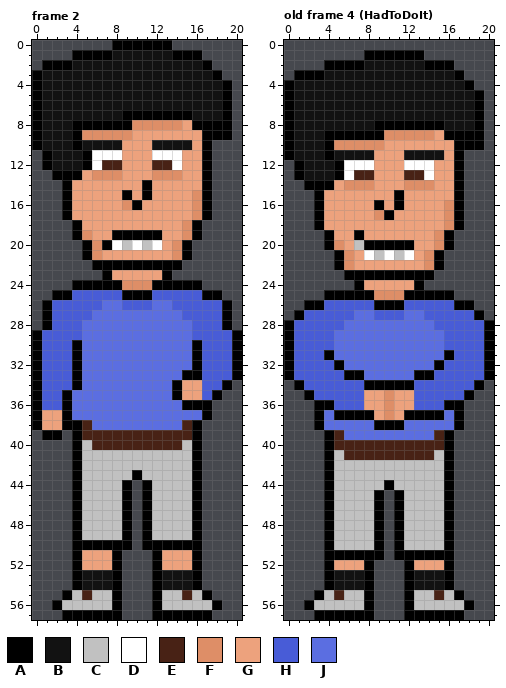
A pixel-art file gets an edit: WIP/Doofus1.aseprite. The picture above was drawn from the file before the commit.
21x58 pixels, 4 frames. Shown: frame 2, old frame 4 (HadToDoIt). The commit also changed other frames, which this record leaves out.
Palette (. is transparent): A #000000  B #121212  C #c1c1c1  D #ffffff  E #482215  F #de8e67  G #eda27d  H #485cd7  J #5b6ee1
Pixels before, frame 2, first column x 0:
 0 ........AAAAAA.......
 1 ....AAAABBBBBBAAA....
 2 .AAABBBBBBBBBBBBBA...
 3 ABBBBBBBBBBBBBBBBBA..
 4 ABBBBBBBBBBBBBBBBBBA.
 5 ABBBBBBBBBBBBBBBBBBA.
 6 ABBBBBBBBBBBBBBBBBBA.
 7 ABBBBBBBBAAAAAAABBBA.
 8 ABBBAAAAAAFFFFFGAAAA.
 9 ABBBAFFFFFGGGGGGGAAA.
10 ABBBABBBBGGGBBBBGA...
11 .ABBBADDDGGGDDDGGA...
12 .ABBBADEEGGGEEDGGA...
13 ..AAAGFFFGGGFFFGGA...
14 ...AGGGGGGGAGGGGGA...
15 ...AGGGGGAGAGGGGFA...
16 ...AGGGGGFAGGGGGFA...
17 ...AGGGGGGGGGGGGFA...
18 ....AGGGGGGGGGGFA....
19 ....AFGGAAAAAGGFA....
20 .....AFADCDCDGFA.....
21 .....AFGGGGGGGFA.....
22 ......AAAAAAAAA......
23 .......AGGGGGA.......
24 ....AAAAAFFFAAAAA....
25 ..AAHHHHHAAAHHHHHAA..
26 .AHHHHHJJHHHJJHHHHHA.
27 .AHHHHJJJJJJJJJHHHHA.
28 .AHHHJJJJJJJJJJJHHHA.
29 AHHHHJJJJJJJJJJJHHHHA
30 AHHHAJJJJJJJJJJJAHHHA
31 AHHHAJJJJJJJJJJJAHHHA
32 AHHHAJJJJJJJJJJJAHHHA
33 AHHHAJJJJJJJJJJAAHHHA
34 AHHHAJJJJJJJJJAGGHHA.
35 AHHAJJJJJJJJJJAGGHA..
36 AHHAJJJJJJJJJJJAAA...
37 AGGAJJJJJJJJJJJJJA...
38 AGGAAEJJJJJJJJJEA....
39 .AA.AEEEEEEEEEEEA....
40 ....ACEEEEEEEEECA....
41 ....ACCCCCCCCCCCA....
42 ....ACCCCCCCCCCCA....
43 ....ACCCCCACCCCCA....
44 ....ACCCCA.ACCCCA....
45 ....ACCCCA.ACCCCA....
46 ....ACCCCA.ACCCCA....
47 ....ACCCCA.ACCCCA....
48 ....ACCCCA.ACCCCA....
49 ....ACCCCA.ACCCCA....
50 ....AAAAAA.AAAAAA....
51 ....AGGGA...AGGGA....
52 ....AGGGA...AGGGA....
53 ....ABBBA...ABBBA....
54 ....ABBBA...ABBBA....
55 ...ACECCA...ACCECA...
56 ..ACCCCCA...ACCCCCA..
57 ...AAAAAA...AAAAAA...
Pixels before, old frame 4 (HadToDoIt), first column x 0:
 1 ........AAAAAA.......
 2 ....AAAABBBBBBAAA....
 3 .AAABBBBBBBBBBBBBA...
 4 ABBBBBBBBBBBBBBBBBA..
 5 ABBBBBBBBBBBBBBBBBBA.
 6 ABBBBBBBBBBBBBBBBBBA.
 7 ABBBBBBBBBBBBBBBBBBA.
 8 ABBBBBBBBAAAAAAABBBA.
 9 ABBBAAAAAAFFFFFGAAAA.
10 ABBBAFFFFFGGGGGGGAAA.
11 ABBBABBBBGGGBBBBGA...
12 .ABBBADDDGGGDDDGGA...
13 .ABBBADEEGGGEEDGGA...
14 ..AAAGFFFGGGFFFGGA...
15 ...AGGGGGGGAGGGGGA...
16 ...AGGGGGAGAGGGGFA...
17 ...AGGGGGFAGGGGGFA...
18 ...AGGGGGGGGGGGGFA...
19 ....AGGAGGGGGGGFA....
20 ....AFGCAAAAAGGFA....
21 .....AFGDCDCDGFA.....
22 .....AFGGGGGGGFA.....
23 ......AAAAAAAAA......
24 .......AGGGGGA.......
25 ....AAAAAFFFAAAAA....
26 ..AAHHHHHAAAHHHHHAA..
27 .AHHHHHJJHHHJJHHHHHA.
28 AHHHHHJJJJJJJJJHHHHHA
29 AHHHHJJJJJJJJJJJHHHHA
30 AHHHHJJJJJJJJJJJHHHHA
31 AHHHAJJJJJJJJJJJAHHHA
32 AHHHHAJJJJJJJJJAHHHHA
33 AHHHHHAAJJJJJAAHHHHHA
34 .AHHHHHHAAAAAHHHHHHA.
35 ..AHHHHHGGFGGHHHHHA..
36 ...AAHHHGGFGGHHHAA...
37 ...AJAAAAGFGAAAAJA...
38 ...AJJJJJAAAJJJJJA...
39 ....AEJJJJJJJJJEA....
40 ....AEEEEEEEEEEEA....
41 ....ACEEEEEEEEECA....
42 ....ACCCCCCCCCCCA....
43 ....ACCCCCCCCCCCA....
44 ....ACCCCCACCCCCA....
45 ....ACCCCA.ACCCCA....
46 ....ACCCCA.ACCCCA....
47 ....ACCCCA.ACCCCA....
48 ....ACCCCA.ACCCCA....
49 ....ACCCCA.ACCCCA....
50 ....ACCCCA.ACCCCA....
51 ....AAAAAA.AAAAAA....
52 ....AGGGA...AGGGA....
53 ....ABBBA...ABBBA....
54 ....ABBBA...ABBBA....
55 ...ACECCA...ACCECA...
56 ..ACCCCCA...ACCCCCA..
57 ...AAAAAA...AAAAAA...
Once edited:
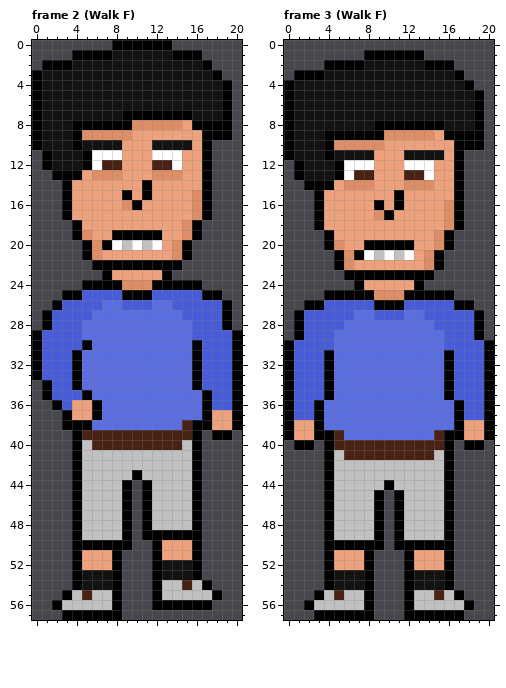
A new or re-ordered frame is compared with the old frame closest to it.
From old to new:
frames 4 -> 7
Frame 2 (Walk F):
The edit adds colour A in rows 34 to 37 at x 20; in row 38 at x 17 and 20; in row 39 at x 18 to 19; in row 54 at x 17; in row 55 at x 18.
Colour C gives way to colour A in row 49 at x 12 to 15; in row 56 at x 13 to 17.
Colour E gives way to colour A in row 38 at x 5.
Colour G gives way to colour A in row 34 at x 16.
Colour H gives way to colour A in row 25 at x 4; in row 26 at x 2; in row 34 at x 1; in row 35 at x 1 and 17; in row 36 at x 2.
Colour J gives way to colour A in row 30 at x 5; in row 35 at x 5; in rows 36 to 37 at x 6.
Colour G gives way to colour B in row 52 at x 13 to 15.
Colour A gives way to colour C in row 54 at x 16; in row 55 at x 17.
Colour B gives way to colour C in row 54 at x 13 to 14.
Colour E gives way to colour C in row 55 at x 15.
Colour B gives way to colour E in row 54 at x 15.
The edit adds colour G in rows 37 to 38 at x 18 to 19.
Colour A gives way to colour G in row 50 at x 13 to 15.
Colour J gives way to colour G in rows 36 to 37 at x 4 to 5.
The edit adds colour H in row 35 at x 19; in row 36 at x 18 to 19.
Colour A gives way to colour H in row 30 at x 4; in row 34 at x 19; in row 35 at x 3 and 18; in row 36 at x 3.
Colour J gives way to colour H in row 35 at x 4.
Colour A gives way to colour J in row 33 at x 15; in rows 34 to 35 at x 14; in row 36 at x 15 to 16.
Colour G gives way to colour J in row 34 at x 15; in row 35 at x 15 to 16.
Colour A is gone in row 24 at x 4; in row 25 at x 2; in row 26 at x 1; in rows 34 to 38 at x 0; in row 39 at x 1 to 2; in row 50 at x 11.
Colour A is gone in row 56 at x 18; in row 57 at x 12 to 17.
Colour G is gone in rows 37 to 38 at x 1 to 2.
Colour H is gone in row 36 at x 1.
Frame 3 (Walk F) is new; against old frame 4 (HadToDoIt):
The edit adds colour A in rows 34 to 38 at x 0 and 20; in row 39 at x 0, 3, 17 and 20; in row 40 at x 1 to 2 and 18 to 19.
Colour C gives way to colour A in row 50 at x 5 to 8 and 12 to 15.
Colour G gives way to colour A in row 21 at x 7.
Colour H gives way to colour A in rows 28 to 29 at x 1 and 19; in rows 32 to 35 at x 4 and 16.
The edit adds colour G in rows 38 to 39 at x 1 to 2 and 18 to 19.
Colour A gives way to colour G in row 19 at x 7; in row 51 at x 5 to 7 and 13 to 15.
Colour C gives way to colour G in row 20 at x 7.
The edit adds colour H in row 35 at x 1 and 19; in rows 36 to 37 at x 1 to 2 and 18 to 19.
Colour A gives way to colour H in row 34 at x 1 and 19; in row 35 at x 2 and 18.
Colour A gives way to colour J in row 32 at x 5 and 15; in row 33 at x 6 to 7 and 13 to 14; in row 34 at x 8 to 12; in row 36 at x 4 and 16; in row 37 at x 5 to 8 and 12 to 15; in row 38 at x 9 to 11.
Colour F gives way to colour J in rows 35 to 37 at x 10.
Colour G gives way to colour J in rows 35 to 36 at x 8 to 9 and 11 to 12; in row 37 at x 9 and 11.
Colour H gives way to colour J in row 33 at x 5 and 15; in rows 34 to 36 at x 5 to 7 and 13 to 15.
Colour A is gone in rows 28 to 29 at x 0 and 20; in row 51 at x 9 and 11.
Boxes around the changes in both pictures, in picture pixels (x1, y1, x2, y2):
changed: (42, 280, 82, 310)
changed: (32, 340, 102, 440)
changed: (172, 370, 242, 440)
changed: (142, 530, 222, 620)
changed: (354, 230, 364, 260)
changed: (284, 320, 494, 450)
changed: (334, 540, 444, 560)
